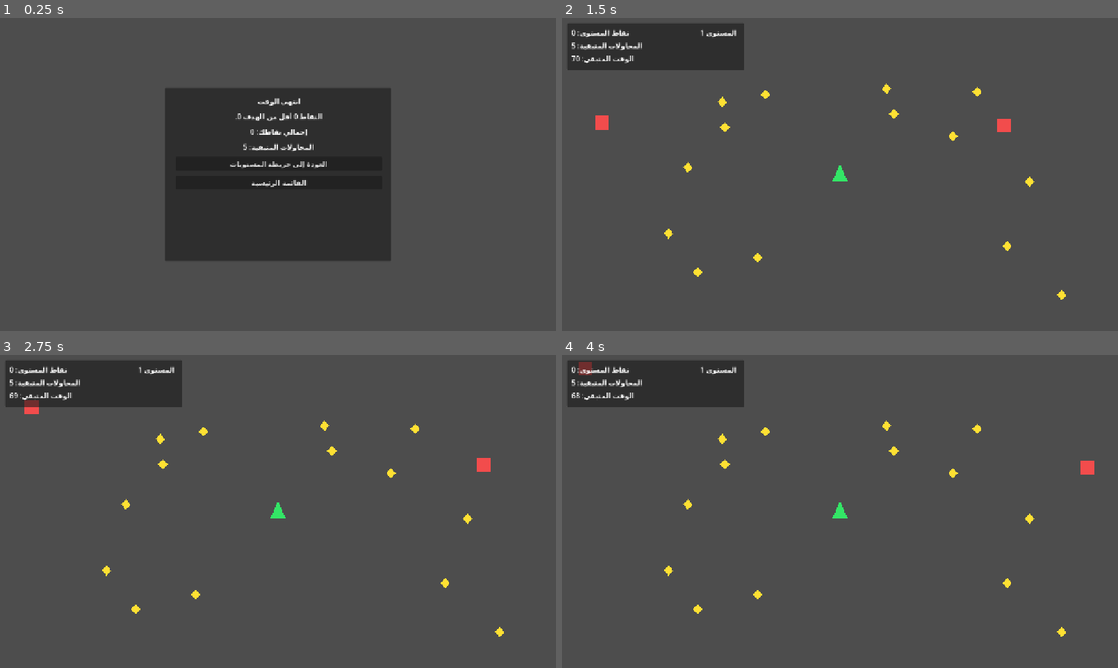
Above: before the commit, frames 1-4 (two rows, left to right).
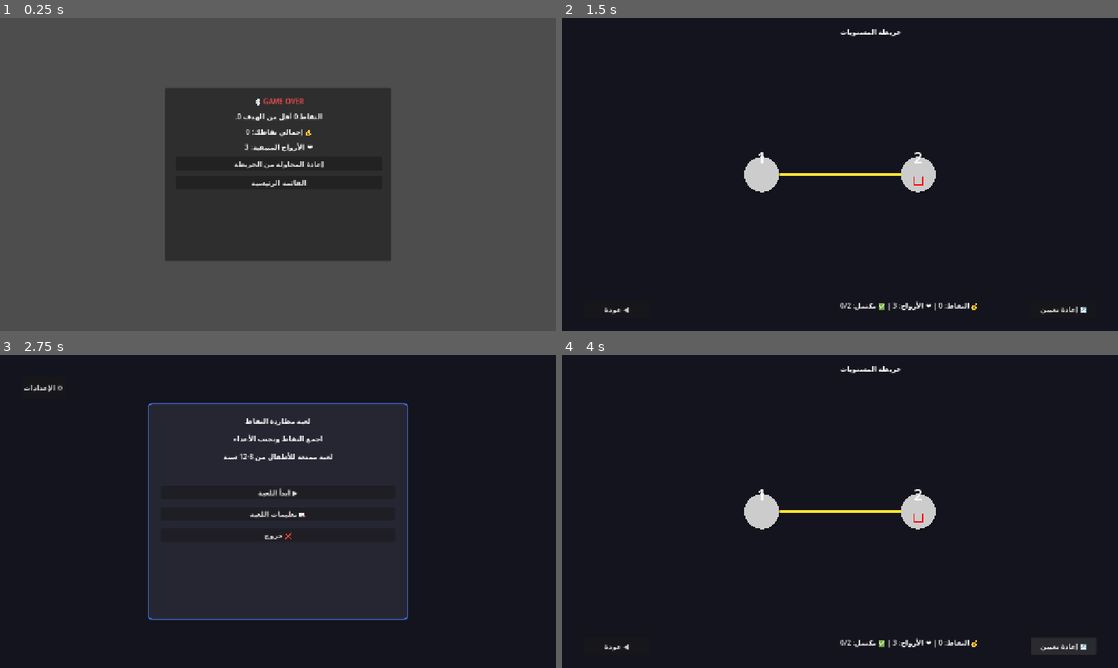
Above: after the commit, the same moments.

Repository: hamzabasem900-source/game
Game: Godot game, scene res://scenes/results.tscn
The game is run twice, just before and just after one commit, with the same random seed, the same clock (stepped at 60 frames per second) and the same inputs. This scene is started directly instead of the project's main scene.
Inputs (mouse positions are in pixels of both pictures, inside the frame that each line leads up to):
- Up to frame 1 (0.25 s): no input
- Up to frame 2 (1.5 s): click "العودة إلى خريطة المستويات" (after the commit: "إعادة المحاولة من الخريطة") at 0.5 s; click (840, 124) at 1.25 s, where only the run before the commit has a clickable "المستوى 1"
- Up to frame 3 (2.75 s): click (55, 646) at 2 s, where only the run after the commit has a clickable "◀️ عودة"
- Up to frame 4 (4 s): click (840, 492) at 2.75 s, where only the run after the commit has a clickable "▶️ ابدأ اللعبة"; click (1062, 646) at 3.5 s, where only the run after the commit has a clickable "🔄 إعادة تعيين"

The runs differ from the first frame. In frame 1, 0.6% of the frame differs, in the area x 41-59%, y 25-49%; in frame 2, 100%, in the area x 0-100%, y 0-100%; in frame 3, 100%; in frame 4, 100%.

Commit message:
Fix blank level map rendering and keep first/second level flow

Diff:
--- a/scenes/game.tscn
+++ b/scenes/game.tscn
@@ -1,7 +1,19 @@
-[gd_scene load_steps=3 format=3]
+[gd_scene load_steps=4 format=3]
 
 [ext_resource type="Script" path="res://scripts/game.gd" id="1"]
 [ext_resource type="PackedScene" path="res://scenes/entities/player.tscn" id="2"]
+
+[sub_resource type="StyleBoxFlat" id="StyleBoxFlat_hud"]
+bg_color = Color(0.07, 0.11, 0.2, 0.86)
+border_color = Color(0.18, 0.47, 0.78, 0.95)
+border_width_left = 2
+border_width_top = 2
+border_width_right = 2
+border_width_bottom = 2
+corner_radius_top_left = 16
+corner_radius_top_right = 16
+corner_radius_bottom_right = 16
+corner_radius_bottom_left = 16
 
 [node name="Game" type="Node2D"]
 script = ExtResource("1")
@@ -21,34 +33,45 @@
 [node name="UI" type="Panel" parent="CanvasLayer"]
 offset_left = 12.0
 offset_top = 12.0
-offset_right = 420.0
-offset_bottom = 120.0
+offset_right = 1268.0
+offset_bottom = 92.0
+theme_override_styles/panel = SubResource("StyleBoxFlat_hud")
 
 [node name="ScoreLabel" type="Label" parent="CanvasLayer/UI"]
-offset_left = 10.0
-offset_top = 10.0
-offset_right = 380.0
-offset_bottom = 32.0
-text = "نقاط المستوى: 0"
+offset_left = 900.0
+offset_top = 18.0
+offset_right = 1248.0
+offset_bottom = 56.0
+text = "💰 النقاط: 0"
+horizontal_alignment = 2
+add_theme_font_size_override/font_size = 26
+add_theme_colors/font_color = Color(1, 0.88, 0.28, 1)
 
 [node name="AttemptsLabel" type="Label" parent="CanvasLayer/UI"]
-offset_left = 10.0
-offset_top = 40.0
-offset_right = 380.0
-offset_bottom = 62.0
-text = "المحاولات المتبقية: 5"
+offset_left = 20.0
+offset_top = 18.0
+offset_right = 340.0
+offset_bottom = 56.0
+text = "❤️ الأرواح: 3"
+add_theme_font_size_override/font_size = 26
+add_theme_colors/font_color = Color(1, 0.46, 0.56, 1)
 
 [node name="TimerLabel" type="Label" parent="CanvasLayer/UI"]
-offset_left = 10.0
-offset_top = 70.0
-offset_right = 380.0
-offset_bottom = 92.0
-text = "الوقت المتبقي: 0"
+offset_left = 390.0
+offset_top = 18.0
+offset_right = 650.0
+offset_bottom = 56.0
+text = "⏱️ الوقت: 50"
+horizontal_alignment = 1
+add_theme_font_size_override/font_size = 26
+add_theme_colors/font_color = Color(0.59, 0.91, 1, 1)
 
 [node name="LevelLabel" type="Label" parent="CanvasLayer/UI"]
-offset_left = 220.0
-offset_top = 10.0
-offset_right = 390.0
-offset_bottom = 32.0
+offset_left = 670.0
+offset_top = 18.0
+offset_right = 890.0
+offset_bottom = 56.0
 text = "المستوى"
 horizontal_alignment = 2
+add_theme_font_size_override/font_size = 24
+add_theme_colors/font_color = Color(0.79, 0.76, 1, 1)
--- a/scripts/game.gd
+++ b/scripts/game.gd
@@ -19,7 +19,7 @@
 	player.add_to_group("player")
 	level_data = GameState.active_level_data()
 	time_left = int(level_data.time)
-	ui_level.text = str(level_data.name)
+	ui_level.text = "%s | %s" % [str(level_data.name), str(level_data.difficulty)]
 	_update_ui()
 	_spawn_collectibles(int(level_data.collectibles))
 	_spawn_enemies(int(level_data.enemies), float(level_data.enemy_speed))
@@ -56,8 +56,7 @@
 func _on_player_hit() -> void:
 	GameState.lose_attempt()
 	if GameState.attempts_left <= 0:
-		AudioManager.play_end()
-		get_tree().change_scene_to_file("res://scenes/main_menu.tscn")
+		_show_results(false, true)
 		return
 	get_tree().reload_current_scene()
 
@@ -68,21 +67,25 @@
 		_finish_level()
 
 func _finish_level() -> void:
-	countdown.stop()
 	var target: int = int(level_data.target)
 	var passed := score_in_level >= target
+	_show_results(passed, false, target)
+
+func _show_results(passed: bool, game_over: bool, target: int = -1) -> void:
+	countdown.stop()
 	if passed:
 		GameState.register_level_win()
 	AudioManager.play_end()
 	var result_scene: PackedScene = preload("res://scenes/results.tscn")
 	var result_instance: Control = result_scene.instantiate()
 	result_instance.set_meta("passed", passed)
+	result_instance.set_meta("game_over", game_over)
 	result_instance.set_meta("level_score", score_in_level)
-	result_instance.set_meta("target", target)
+	result_instance.set_meta("target", target if target >= 0 else int(level_data.target))
 	get_tree().root.add_child(result_instance)
 	queue_free()
 
 func _update_ui() -> void:
-	ui_score.text = "نقاط المستوى: %d" % score_in_level
-	ui_attempts.text = "المحاولات المتبقية: %d" % GameState.attempts_left
-	ui_timer.text = "الوقت المتبقي: %d" % time_left
+	ui_score.text = "💰 النقاط: %d / %d" % [score_in_level, int(level_data.target)]
+	ui_attempts.text = "❤️ الأرواح: %d" % GameState.attempts_left
+	ui_timer.text = "⏱️ الوقت: %d" % time_left
--- a/scripts/game_state.gd
+++ b/scripts/game_state.gd
@@ -1,13 +1,11 @@
 extends Node
 
 const LEVELS := [
-	{"name": "المستوى 1", "time": 70, "target": 120, "collectibles": 14, "enemies": 2, "enemy_speed": 90.0, "difficulty": "سهل"},
-	{"name": "المستوى 2", "time": 55, "target": 170, "collectibles": 16, "enemies": 3, "enemy_speed": 120.0, "difficulty": "متوسط"},
-	{"name": "المستوى 3", "time": 40, "target": 220, "collectibles": 18, "enemies": 4, "enemy_speed": 150.0, "difficulty": "صعب"},
-	{"name": "المستوى 4", "time": 30, "target": 280, "collectibles": 20, "enemies": 5, "enemy_speed": 180.0, "difficulty": "شديد"}
+	{"name": "المستوى 1", "time": 50, "target": 100, "collectibles": 14, "enemies": 2, "enemy_speed": 95.0, "difficulty": "سهل"},
+	{"name": "المستوى 2", "time": 42, "target": 165, "collectibles": 18, "enemies": 4, "enemy_speed": 140.0, "difficulty": "متوسط+"}
 ]
 
-const MAX_ATTEMPTS := 5
+const MAX_ATTEMPTS := 3
 
 var total_score: int = 0
 var attempts_left: int = MAX_ATTEMPTS
--- a/scripts/interactive_map.gd
+++ b/scripts/interactive_map.gd
@@ -13,6 +13,8 @@
 
 func _ready() -> void:
 	set_process_input(true)
+	$ColorRect.mouse_filter = Control.MOUSE_FILTER_IGNORE
+	$ColorRect.z_index = -100
 	_create_level_buttons()
 	_update_button_states()
 	_update_status_label()
@@ -26,17 +28,14 @@
 	var available_width = viewport_size.x - (PADDING * 2)
 	var available_height = viewport_size.y - (PADDING * 3)
 
-	# ترتيب المستويات في شبكة (2x2 للمستويات الأربعة)
 	var positions: Array[Vector2] = []
-	if levels_count == 4:
-		positions = [
-			Vector2(PADDING + available_width * 0.25, PADDING + available_height * 0.35),
-			Vector2(PADDING + available_width * 0.75, PADDING + available_height * 0.35),
-			Vector2(PADDING + available_width * 0.25, PADDING + available_height * 0.75),
-			Vector2(PADDING + available_width * 0.75, PADDING + available_height * 0.75)
-		]
+	if levels_count == 3:
+		# مسار تصاعدي لثلاثة مستويات
+		positions.append(Vector2(PADDING + available_width * 0.20, PADDING + available_height * 0.68))
+		positions.append(Vector2(PADDING + available_width * 0.50, PADDING + available_height * 0.42))
+		positions.append(Vector2(PADDING + available_width * 0.80, PADDING + available_height * 0.62))
 	else:
-		# ترتيب أفقي للمستويات الثلاثة
+		# ترتيب أفقي عام لباقي الحالات
 		for i in range(levels_count):
 			var x = PADDING + (available_width / (levels_count + 1)) * (i + 1)
 			var y = viewport_size.y / 2
@@ -61,6 +60,8 @@
 	queue_redraw()
 
 func _draw() -> void:
+	if level_positions.is_empty():
+		return
 	_draw_connecting_lines()
 	_draw_level_buttons()
 
@@ -199,10 +200,12 @@
 	queue_redraw()
 
 func _update_status_label() -> void:
-	var status_text = "النقاط الحالية: %d | المحاولات: %d | المستويات المكتملة: %d/4" % [
+	var levels_total = GameState.LEVELS.size()
+	var status_text = "💰 النقاط: %d | ❤️ الأرواح: %d | ✅ مكتمل: %d/%d" % [
 		GameState.total_score,
 		GameState.attempts_left,
-		GameState.levels_won
+		GameState.levels_won,
+		levels_total
 	]
 	$StatusLabel.text = status_text
 
--- a/scripts/results.gd
+++ b/scripts/results.gd
@@ -2,27 +2,42 @@
 
 func _ready() -> void:
 	var passed: bool = bool(get_meta("passed", false))
+	var game_over: bool = bool(get_meta("game_over", false))
 	var level_score: int = int(get_meta("level_score", 0))
 	var target: int = int(get_meta("target", 0))
 
-	if passed:
-		$Panel/VBoxContainer/TitleLabel.text = "نجاح!"
+	if game_over:
+		$Panel/VBoxContainer/TitleLabel.text = "💀 GAME OVER"
+		$Panel/VBoxContainer/TitleLabel.add_theme_color_override("font_color", Color(1.0, 0.3, 0.3))
+		$Panel/VBoxContainer/MessageLabel.text = "انتهت الأرواح. نقاطك في هذا المستوى: %d." % level_score
+		$Panel/VBoxContainer/MapButton.text = "إعادة من البداية"
+	elif passed:
+		$Panel/VBoxContainer/TitleLabel.text = "🏆 YOU WIN"
+		$Panel/VBoxContainer/TitleLabel.add_theme_color_override("font_color", Color(0.25, 1.0, 0.45))
 		$Panel/VBoxContainer/MessageLabel.text = "أحرزت %d نقطة (الهدف: %d)." % [level_score, target]
+		$Panel/VBoxContainer/MapButton.text = "المستوى التالي / الخريطة"
 	else:
-		$Panel/VBoxContainer/TitleLabel.text = "انتهى الوقت"
+		$Panel/VBoxContainer/TitleLabel.text = "💀 GAME OVER"
+		$Panel/VBoxContainer/TitleLabel.add_theme_color_override("font_color", Color(1.0, 0.3, 0.3))
 		$Panel/VBoxContainer/MessageLabel.text = "النقاط %d أقل من الهدف %d." % [level_score, target]
+		$Panel/VBoxContainer/MapButton.text = "إعادة المحاولة من الخريطة"
 
-	$Panel/VBoxContainer/TotalLabel.text = "إجمالي نقاطك: %d" % GameState.total_score
-	$Panel/VBoxContainer/AttemptsLabel.text = "المحاولات المتبقية: %d" % GameState.attempts_left
+	$Panel/VBoxContainer/TotalLabel.text = "💰 إجمالي نقاطك: %d" % GameState.total_score
+	$Panel/VBoxContainer/AttemptsLabel.text = "❤️ الأرواح المتبقية: %d" % GameState.attempts_left
 	$Panel/VBoxContainer/MapButton.pressed.connect(_on_map_pressed)
 	$Panel/VBoxContainer/MenuButton.pressed.connect(_on_menu_pressed)
 
 func _on_map_pressed() -> void:
+	var game_over: bool = bool(get_meta("game_over", false))
+	if game_over:
+		GameState.reset_run()
+		get_tree().change_scene_to_file("res://scenes/main_menu.tscn")
+		return
 	if GameState.run_completed():
 		GameState.reset_run()
 		get_tree().change_scene_to_file("res://scenes/main_menu.tscn")
 		return
-	get_tree().change_scene_to_file("res://scenes/map.tscn")
+	get_tree().change_scene_to_file("res://scenes/interactive_map.tscn")
 
 func _on_menu_pressed() -> void:
 	GameState.reset_run()
